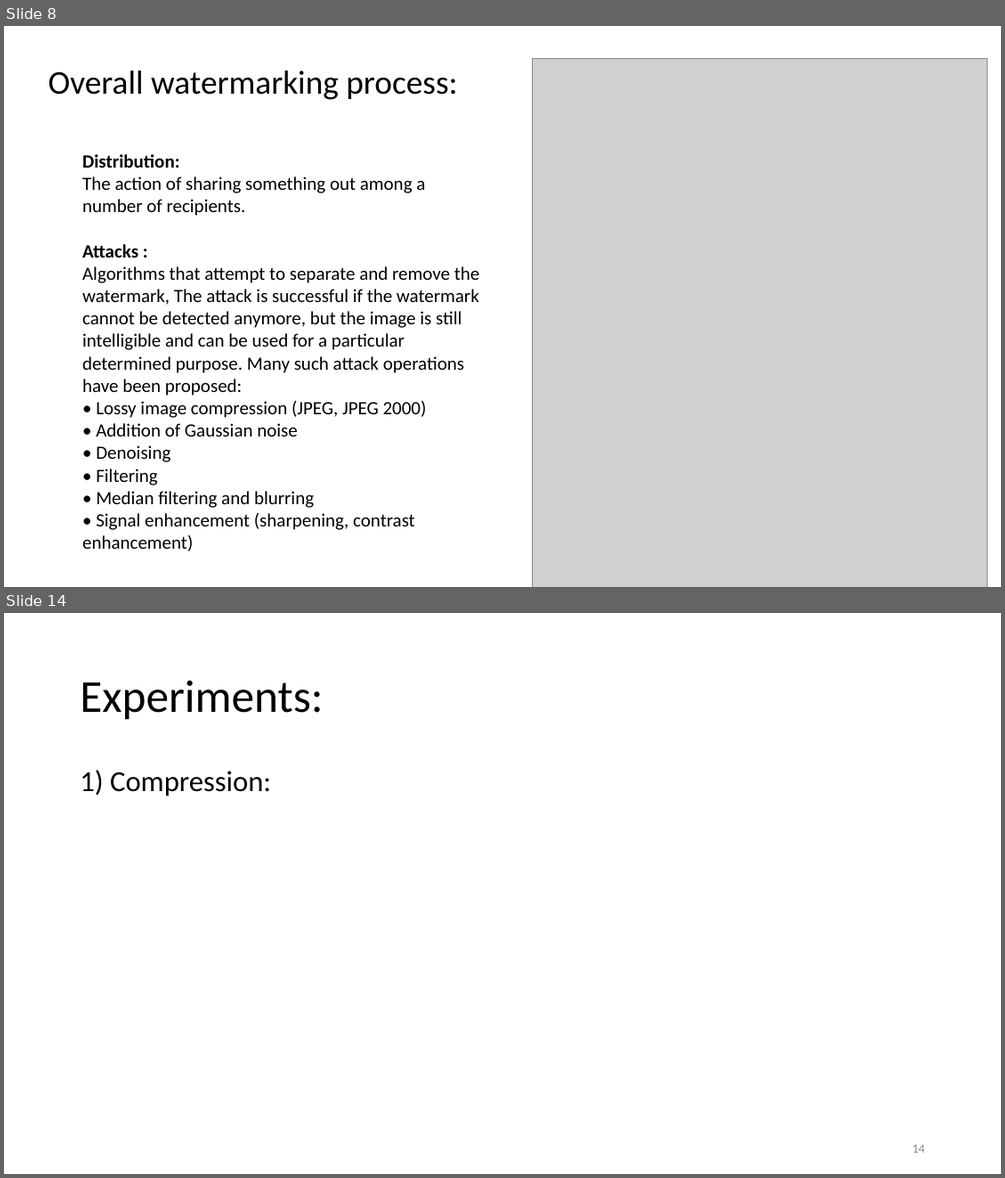
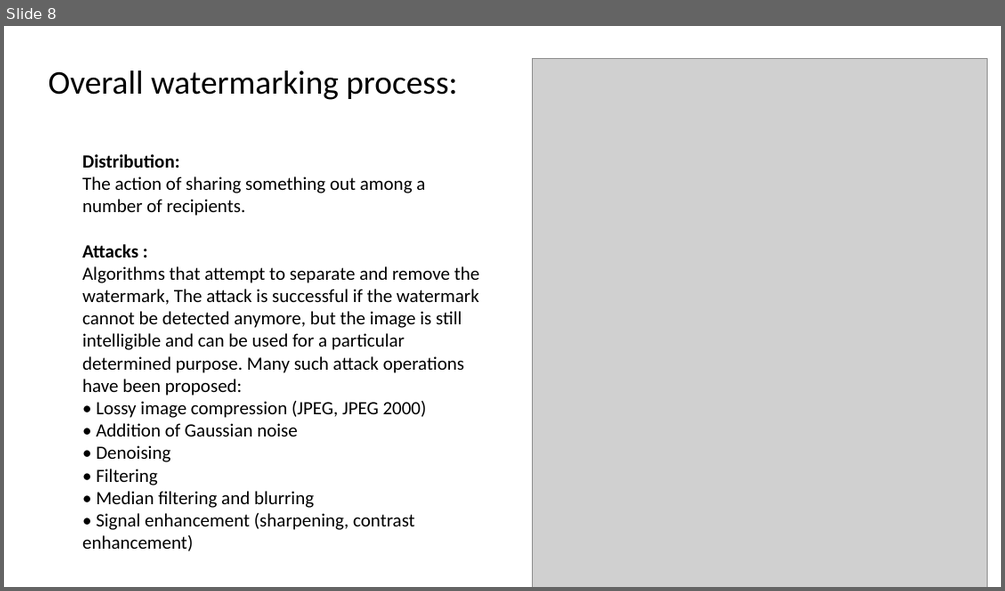
Before and after one commit to wadiemendja/watermarkNN, a slide deck: Presentation.pptx. Shown one above the other, each under a label of ours: slides 8 and 14 before the commit, slide 8 after it; the slides between them are not shown. The pictures are 1005x1178 and 1005x591 pixels, drawn with LibreOffice and Linux fonts; fonts in the diff are those of the drawing; grey boxes stand for pictures. Boxes give left, top, right and bottom in pixels: in the first picture for what was removed or moved away, otherwise in the second. Text is boxed around its words. In the diff, an @@ line names an element or a change of style, - is before the commit and + after.

```diff
--- a/Presentation.pptx
+++ b/Presentation.pptx
@@ slide 14 removed at box(4, 613, 1001, 1174), background #FFFFFF @@
@@ title removed at box(80, 680, 323, 720) @@
-Experiments:
@@ text removed at box(80, 770, 271, 796) @@
-1) Compression:
@@ page number removed at box(912, 1144, 924, 1152) @@
-14
```
Also in this commit, not shown: 5 slides changed, 10 slides added, 4 other slides removed.
